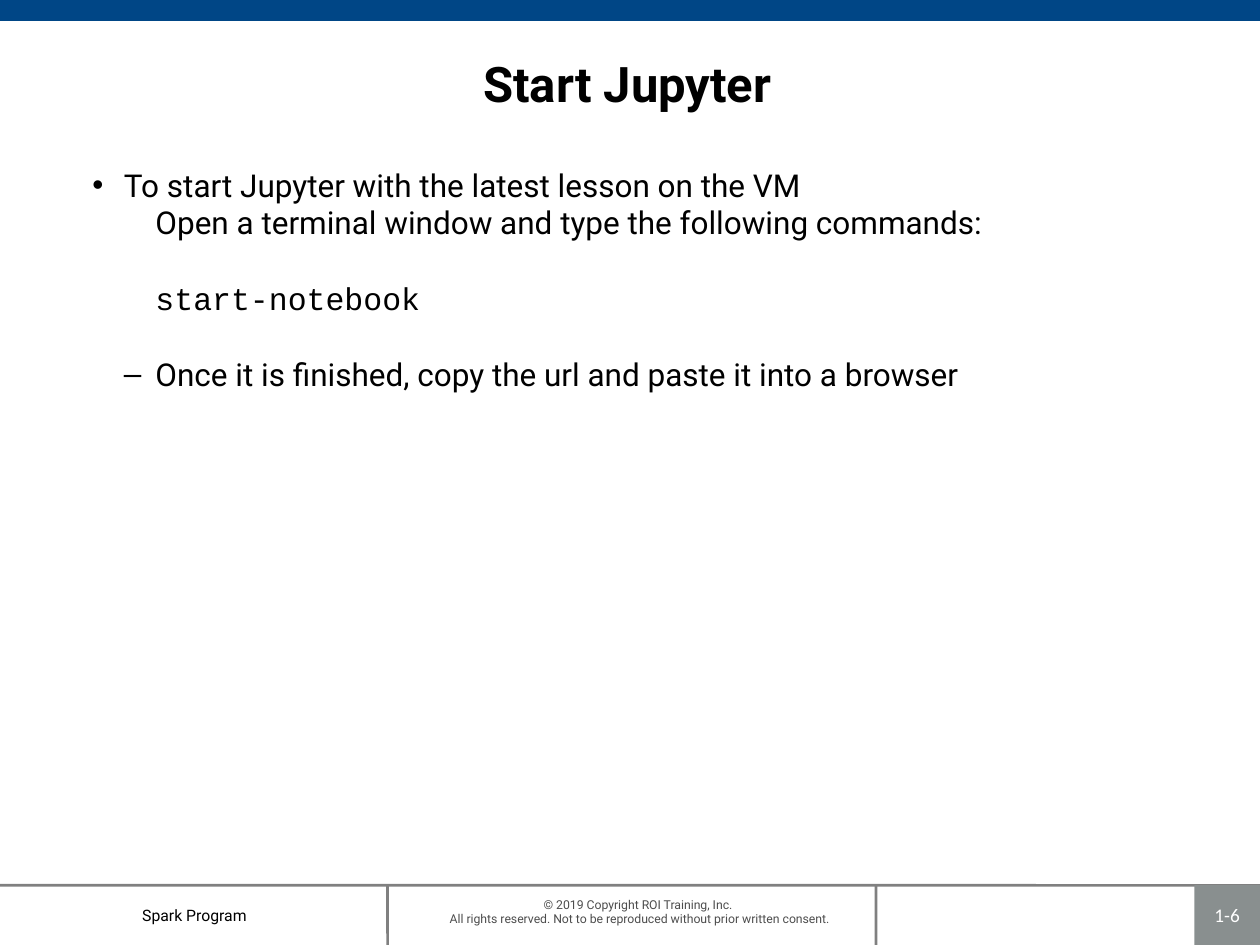
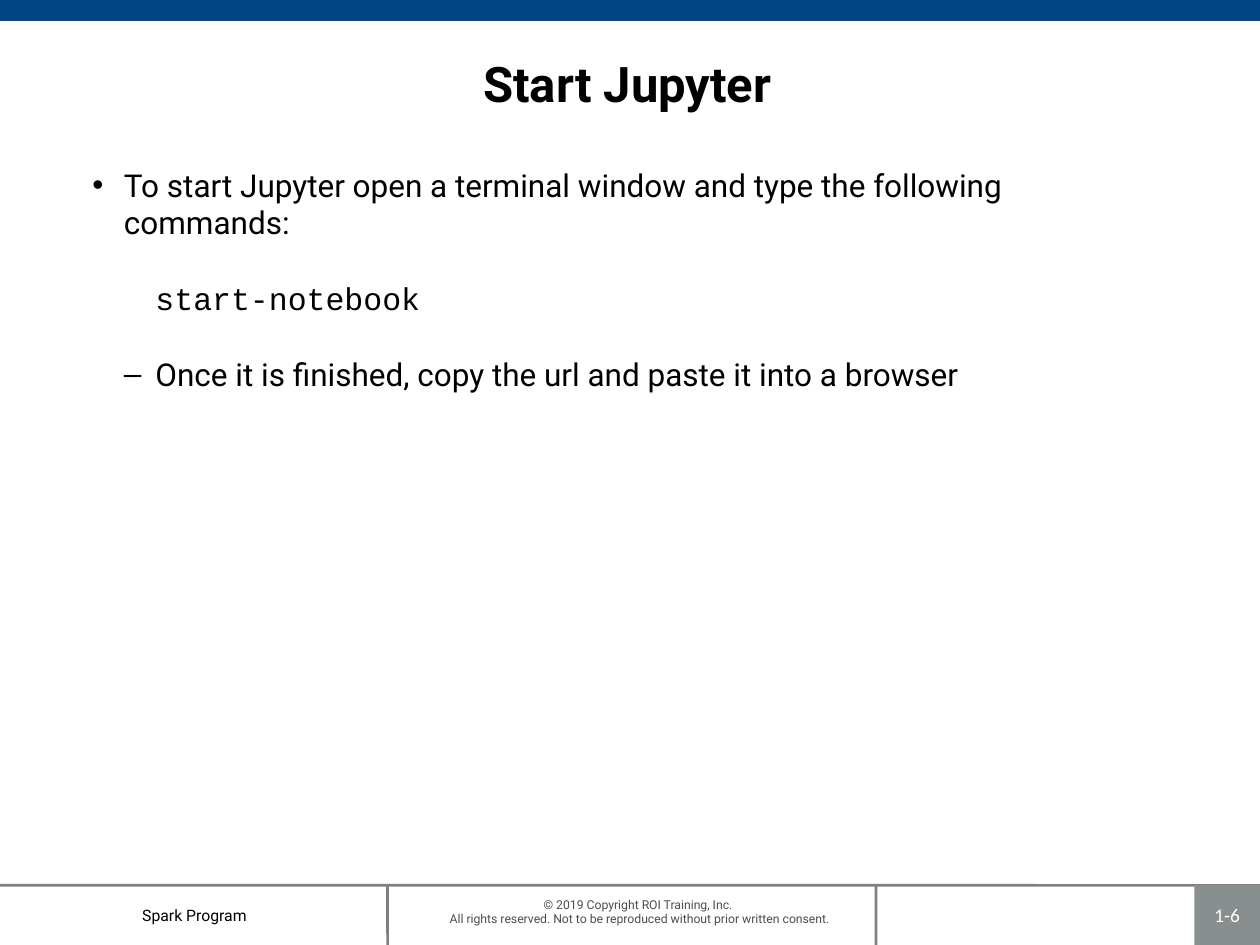
Before and after one commit to roitraining/SparkProgram, a slide deck: slide 6 of Day1/Day1_IntroToSpark.pptx. Drawn at 1260x945 pixels with LibreOffice and Linux fonts; fonts in the diff are those of the drawing; background and template pictures are left out. Boxes give left, top, right and bottom in pixels: in the first picture for what was removed or moved away, otherwise in the second. Text is boxed around its words. In the diff, an @@ line names an element or a change of style, - is before the commit and + after.

```diff
--- a/Day1/Day1_IntroToSpark.pptx
+++ b/Day1/Day1_IntroToSpark.pptx
@@ text at (x1=124, y1=173, x2=1002, y2=235): text changed @@
-• To start Jupyter with the latest lesson on the VM
-    Open a terminal window and type the following commands:
+• To start Jupyter open a terminal window and type the following commands:
```
Also in this commit, not shown: 10 other slides changed, 1 slide added.
